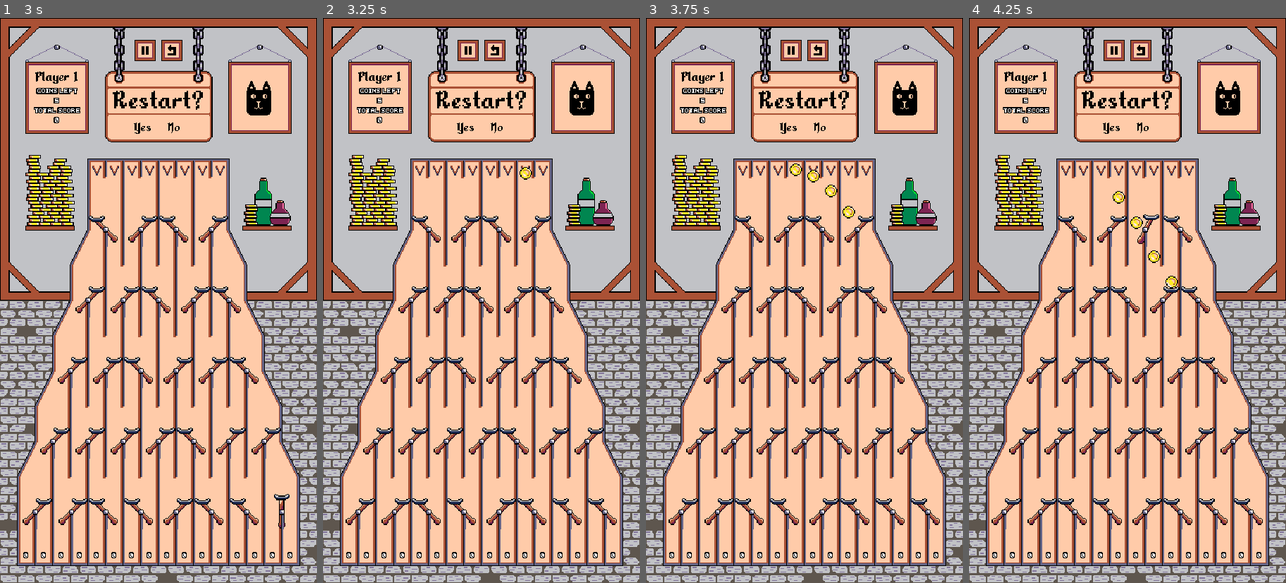
Above: before the commit, frames 1-4 (left to right).
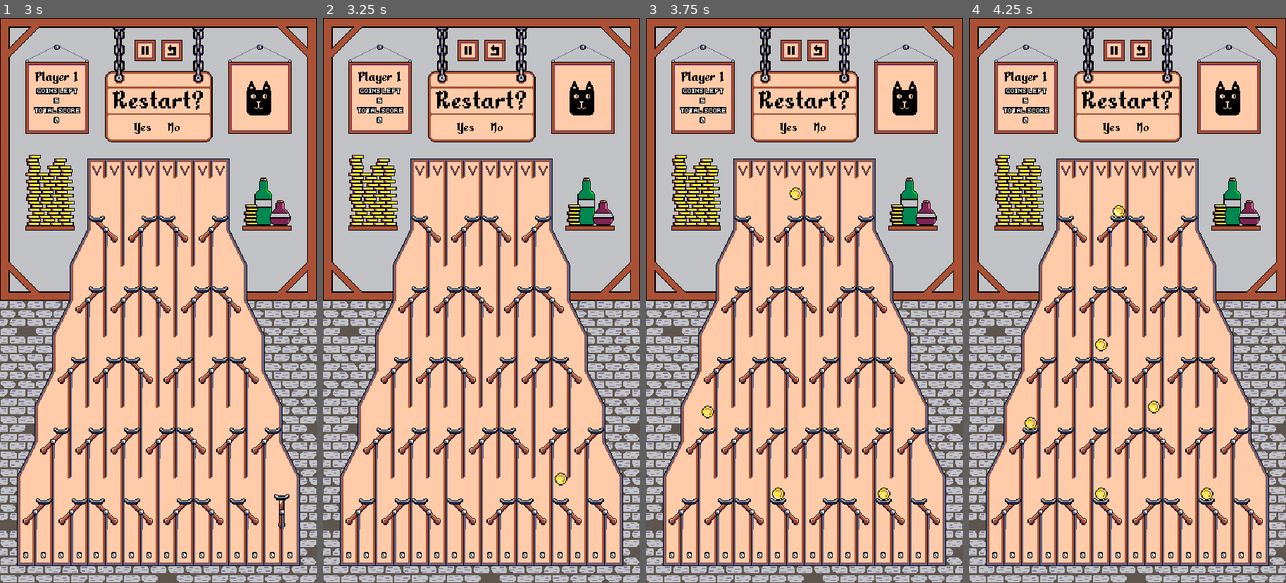
Above: after the commit, the same moments.

Repository: nico-bebop/Coin-Drop
Game: Godot game, scene res://menu/main_menu.tscn
Same seed, same stepped clock (60 frames per second), same inputs: the game is played once before the commit and once after it.
Inputs (mouse positions are in pixels of both pictures, inside the frame that each line leads up to):
- Up to frame 1 (3 s): click "Solo" at 0.5 s; move the mouse to (95, 170) at 1.27 s; click (95, 170) at 1.35 s; click (171, 51) at 2 s; click (171, 51) at 2.75 s
- Up to frame 2 (3.25 s): no input
- Up to frame 3 (3.75 s): click (817, 51) at 3.5 s
- Up to frame 4 (4.25 s): no input

Frame 1 is identical in both runs. In frame 2, 0.1% of the frame differs, in the area x 62-78%, y 26-83%; in frame 3, 0.5%; in frame 4, 0.9%, in the area x 17-78%, y 30-86%.

Commit message:
Ball spawns refactored

Diff:
--- a/board/board.gd
+++ b/board/board.gd
@@ -2,6 +2,8 @@
 
 const SinglePlayer = preload("res://board/turn_system/single_player.tscn")
 const Versus = preload("res://board/turn_system/versus.tscn")
+
+const INITIAL_COINS = 10
 
 onready var balls = $Balls
 onready var turn_system = $TurnSystem
@@ -32,10 +34,10 @@
 
 
 func throw_random_coins():
-	var slots = get_tree().get_nodes_in_group(Globals.GROUP_SLOTS)
-	slots.shuffle()
-	for slot in slots.slice(0, slots.size(), 2):
-		slot.spawn_coin()
+	var switches = get_tree().get_nodes_in_group(Globals.GROUP_SWITCHES)
+	switches.shuffle()
+	for switch in switches.slice(1, INITIAL_COINS):
+		balls.spawn_coin(switch.coin_spawn_position.global_position)
 		yield(get_tree().create_timer(0.2), "timeout")
 
 
@@ -44,8 +46,9 @@
 	slots.shuffle()
 	slots.resize(quantity)
 	for slot in slots:
-		slot.spawn_bomb()
-		yield(get_tree().create_timer(0.2), "timeout")
+		slot.bomb_alert()
+		yield(slot.animated_sprite, "animation_finished")
+		balls.spawn_bomb(slot.global_position)
 
 
 func _on_TurnSystem_round_ended(current_round):
--- a/board/interactive_parts/slot.gd
+++ b/board/interactive_parts/slot.gd
@@ -1,7 +1,4 @@
 extends Area2D
-
-const Coin = preload("res://board/moving_parts/coin.tscn")
-const Bomb = preload("res://board/moving_parts/bomb.tscn")
 
 var clickable = false
 
@@ -20,21 +17,7 @@
 		emit_signal("coin_dropped")
 		yield(animated_sprite, "animation_finished")
 		animated_sprite.visible = false
-		spawn_coin()
-
-
-func spawn_coin():
-	var coin = Coin.instance()
-	coin.position = global_position
-	balls.call_deferred("add_child", coin)
-
-
-func spawn_bomb():
-	var bomb = Bomb.instance()
-	bomb.position = global_position
-	bomb_alert()
-	yield(animated_sprite, "animation_finished")
-	balls.call_deferred("add_child", bomb)
+		balls.spawn_coin(global_position)
 
 
 func bomb_alert():
--- a/board/interactive_parts/slot.tscn
+++ b/board/interactive_parts/slot.tscn
@@ -37,7 +37,7 @@
 "frames": [ SubResource( 14 ), SubResource( 15 ), SubResource( 14 ), SubResource( 15 ), SubResource( 14 ), SubResource( 15 ) ],
 "loop": true,
 "name": "BombAlert",
-"speed": 5.0
+"speed": 10.0
 }, {
 "frames": [ SubResource( 9 ), SubResource( 10 ), SubResource( 11 ), SubResource( 12 ), SubResource( 13 ), SubResource( 12 ), SubResource( 11 ), SubResource( 10 ) ],
 "loop": true,
@@ -59,7 +59,6 @@
 playing = true
 
 [node name="CollisionShape2D" type="CollisionShape2D" parent="."]
-visible = false
 position = Vector2( -0.5, 0 )
 shape = SubResource( 1 )
 
--- a/board/interactive_parts/switch.gd
+++ b/board/interactive_parts/switch.gd
@@ -4,6 +4,7 @@
 const FLIP_TO_RIGHT = "FlipToRight"
 
 onready var animation_player = $AnimationPlayer
+onready var coin_spawn_position = $CoinSpawnPosition
 
 export(String) var orientation
 
--- a/board/interactive_parts/switch.tscn
+++ b/board/interactive_parts/switch.tscn
@@ -116,6 +116,18 @@
 "update": 1,
 "values": [ true, false ]
 }
+tracks/5/type = "value"
+tracks/5/path = NodePath("CoinSpawnPosition:position")
+tracks/5/interp = 1
+tracks/5/loop_wrap = true
+tracks/5/imported = false
+tracks/5/enabled = true
+tracks/5/keys = {
+"times": PoolRealArray( 0, 0.4 ),
+"transitions": PoolRealArray( 1, 1 ),
+"update": 0,
+"values": [ Vector2( 10, -40 ), Vector2( -10, -40 ) ]
+}
 
 [sub_resource type="Animation" id=4]
 resource_name = "FlipToRight"
@@ -180,6 +192,18 @@
 "update": 1,
 "values": [ true, false ]
 }
+tracks/5/type = "value"
+tracks/5/path = NodePath("CoinSpawnPosition:position")
+tracks/5/interp = 1
+tracks/5/loop_wrap = true
+tracks/5/imported = false
+tracks/5/enabled = true
+tracks/5/keys = {
+"times": PoolRealArray( 0, 0.4 ),
+"transitions": PoolRealArray( 1, 1 ),
+"update": 0,
+"values": [ Vector2( -10, -40 ), Vector2( 10, -40 ) ]
+}
 
 [sub_resource type="Animation" id=5]
 length = 0.001
@@ -267,6 +291,18 @@
 "update": 0,
 "values": [ false ]
 }
+tracks/7/type = "value"
+tracks/7/path = NodePath("CoinSpawnPosition:position")
+tracks/7/interp = 1
+tracks/7/loop_wrap = true
+tracks/7/imported = false
+tracks/7/enabled = true
+tracks/7/keys = {
+"times": PoolRealArray( 0 ),
+"transitions": PoolRealArray( 1 ),
+"update": 0,
+"values": [ Vector2( 0, -32 ) ]
+}
 
 [sub_resource type="RectangleShape2D" id=2]
 extents = Vector2( 3, 3 )
@@ -308,4 +344,7 @@
 position = Vector2( 0, 15 )
 shape = SubResource( 2 )
 
+[node name="CoinSpawnPosition" type="Position2D" parent="."]
+position = Vector2( 0, -32 )
+
 [connection signal="body_entered" from="Bottom" to="." method="_on_Bottom_body_entered"]
--- a/board/moving_parts/balls.gd
+++ b/board/moving_parts/balls.gd
@@ -1,6 +1,21 @@
 extends Node2D
 
+const Coin = preload("res://board/moving_parts/coin.tscn")
+const Bomb = preload("res://board/moving_parts/bomb.tscn")
+
 signal no_moving_balls
+
+
+func spawn_coin(here):
+	var coin = Coin.instance()
+	coin.position = here
+	call_deferred("add_child", coin)
+
+
+func spawn_bomb(here):
+	var bomb = Bomb.instance()
+	bomb.position = here
+	call_deferred("add_child", bomb)
 
 
 func check_active_balls():
